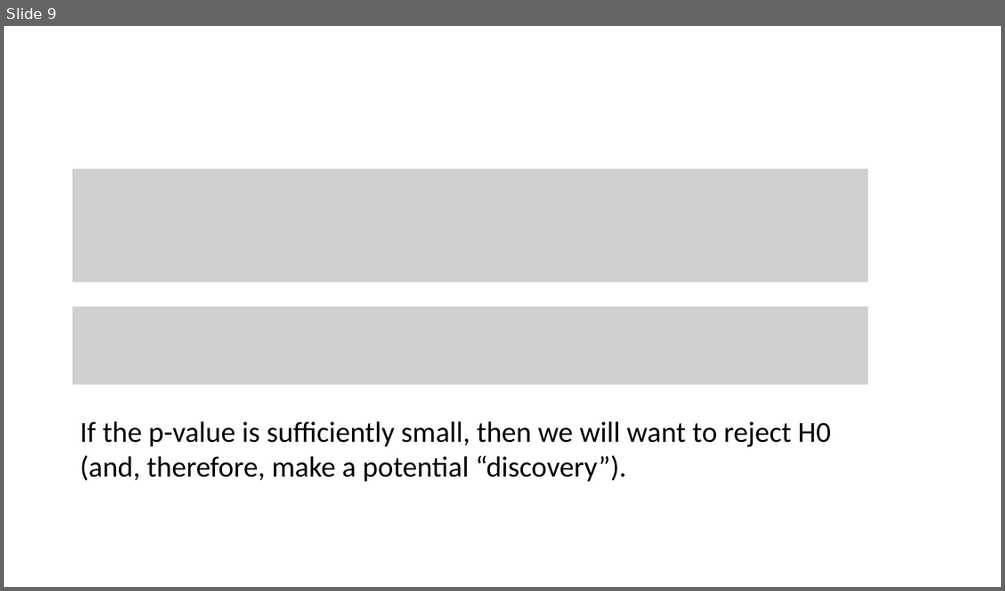
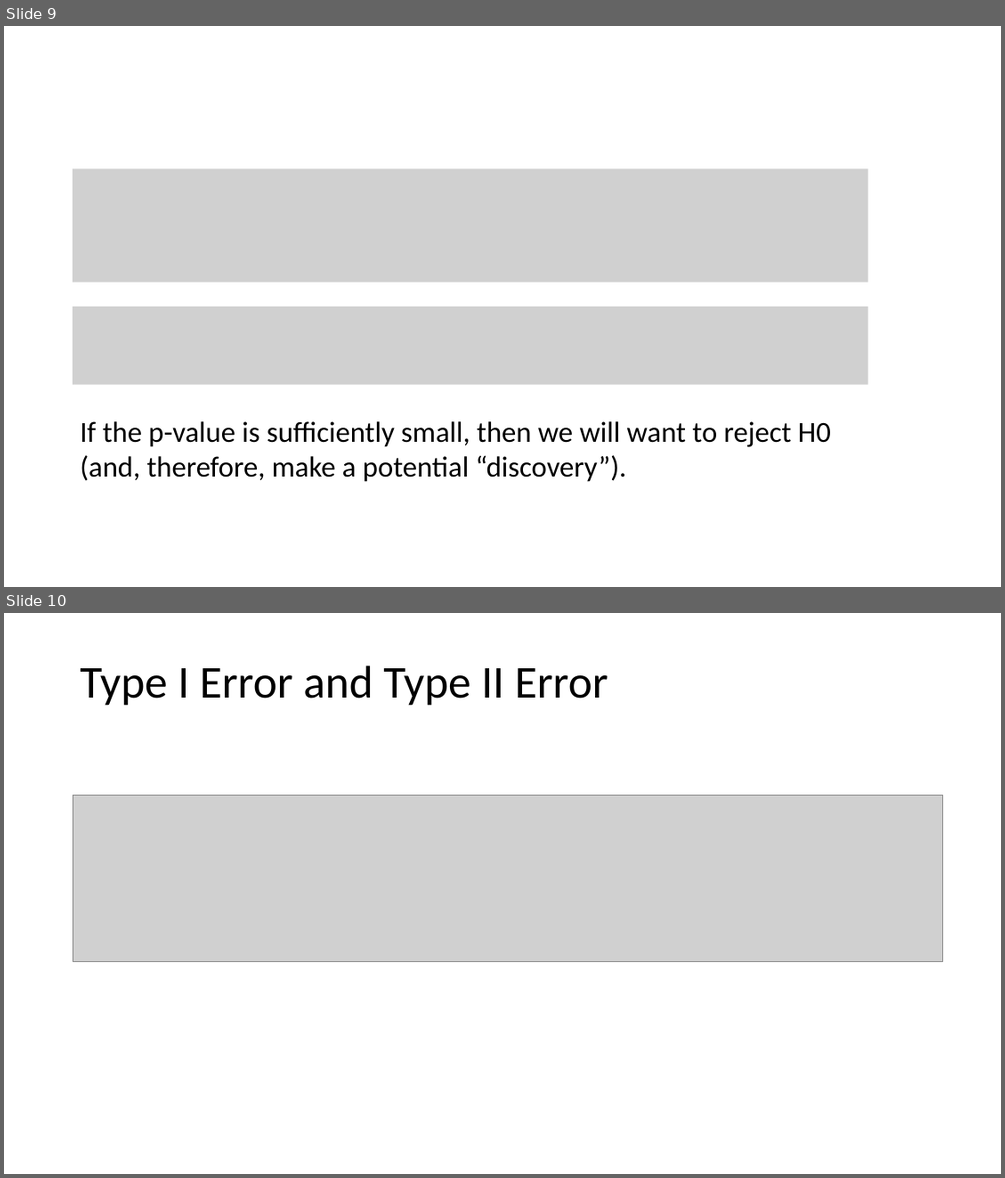
Before and after one commit to tianzheng4/tianzheng4.github.io, a slide deck: _umkc-teaching/slides/Lecture13.pptx. Shown one above the other, each under a label of ours: slide 9 before the commit, slides 9 and 10 after it. The pictures are 1005x591 and 1005x1178 pixels, drawn with LibreOffice and Linux fonts; fonts in the diff are those of the drawing; grey boxes stand for pictures. Boxes give left, top, right and bottom in pixels: in the first picture for what was removed or moved away, otherwise in the second. Text is boxed around its words. In the diff, an @@ line names an element or a change of style, - is before the commit and + after.

```diff
--- a/_umkc-teaching/slides/Lecture13.pptx
+++ b/_umkc-teaching/slides/Lecture13.pptx
@@ slide 10 added at [4, 613, 1001, 1174], background #FFFFFF @@
@@ title added at [80, 666, 608, 706], 44 pt, text #000000 @@
+Type I Error and Type II Error
@@ picture added at [73, 795, 943, 961] @@
```
Also in this commit, not shown: 11 other slides added, 2 slides removed, 3 other files.
